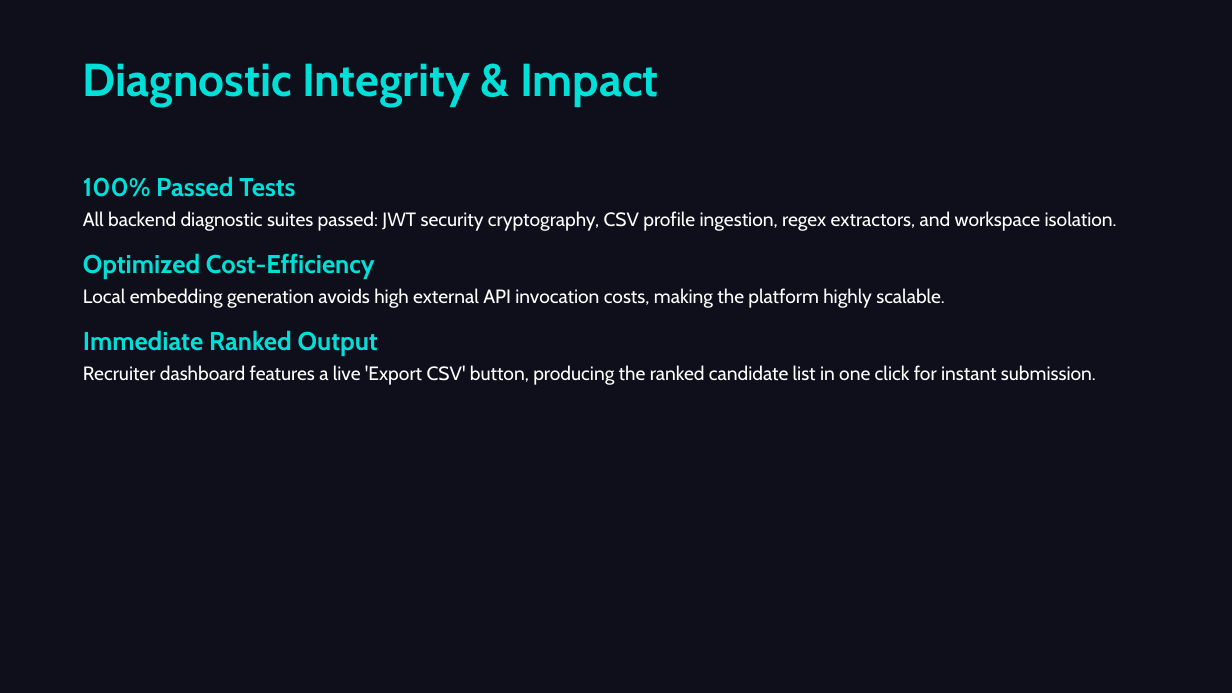
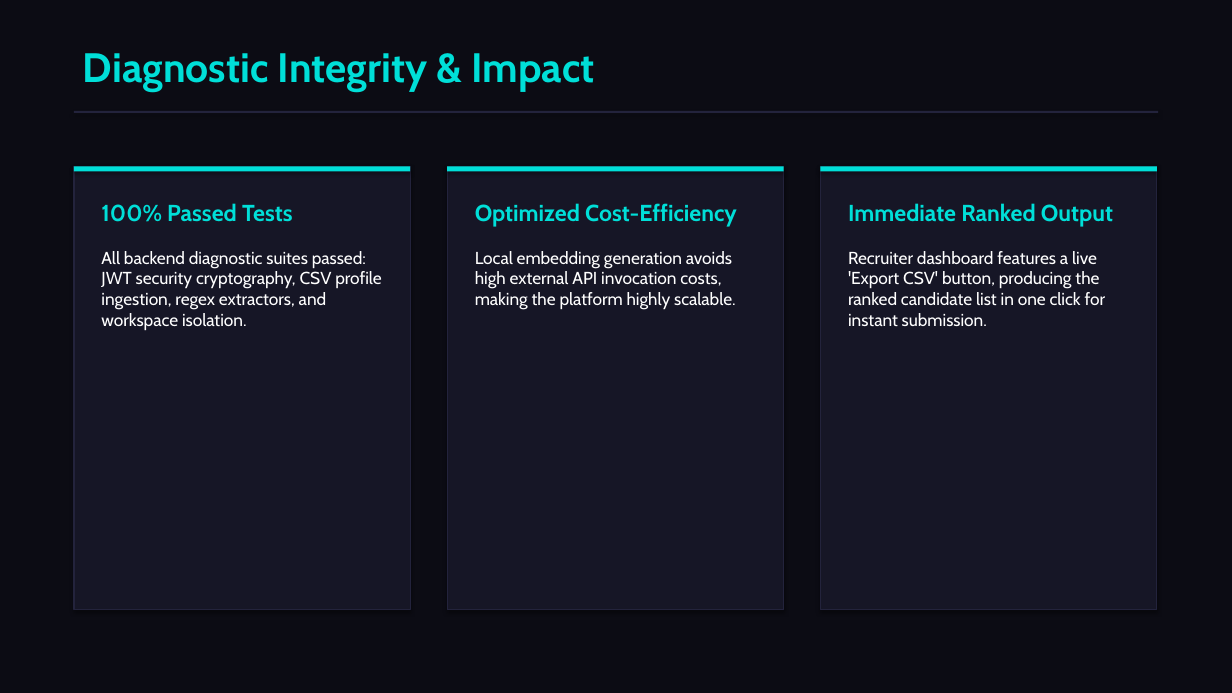
Before and after one commit to saniapaul441-hub/AI-recruiter, a slide deck: slide 9 of AI_Recruiter_Presentation.pptx. Drawn at 1232x693 pixels with LibreOffice and Linux fonts; fonts in the diff are those of the drawing. Boxes give left, top, right and bottom in pixels: in the first picture for what was removed or moved away, otherwise in the second. Text is boxed around its words. In the diff, an @@ line names an element or a change of style, - is before the commit and + after.

Commit message:
Optimize PPTX structure with premium card layouts, columns, and grid styling

```diff
--- a/AI_Recruiter_Presentation.pptx
+++ b/AI_Recruiter_Presentation.pptx
@@ background #0F0F1B to #0C0C14 @@
@@ text "Diagnostic Integrity & Impact": place and size @@
-text "Diagnostic Integrity & Impact" at (83, 63, 659, 107)
+text "Diagnostic Integrity & Impact" at (83, 53, 595, 92)
@@ text "Diagnostic Integrity & Impact" at (83, 53, 595, 92): size 36 to 32 pt @@
@@ rectangle added at (74, 111, 1158, 113), fill #23233C @@
@@ rectangle added at (74, 166, 410, 610), fill #161626, outline #23233C 1 pt @@
@@ rectangle added at (74, 166, 410, 172), fill #00DFD8 @@
@@ text at (83, 176, 1117, 307): paragraphs removed @@
-100% Passed Tests
-All backend diagnostic suites passed: JWT security cryptography, CSV profile ingestion, regex extractors, and workspace isolation.
-Optimized Cost-Efficiency
-Local embedding generation avoids high external API invocation costs, making the platform highly scalable.
@@ rectangle added at (447, 166, 784, 610), fill #161626, outline #23233C 1 pt @@
@@ rectangle added at (447, 166, 784, 172), fill #00DFD8 @@
@@ rectangle added at (821, 166, 1157, 610), fill #161626, outline #23233C 1 pt @@
@@ rectangle added at (821, 166, 1157, 172), fill #00DFD8 @@
@@ text added at (101, 203, 382, 331), 13.5 pt, text #FFFFFF @@
+100% Passed Tests
+All backend diagnostic suites passed: JWT security cryptography, CSV profile ingestion, regex extractors, and workspace isolation.
@@ text added at (475, 203, 737, 310), 13.5 pt, text #FFFFFF @@
+Optimized Cost-Efficiency
+Local embedding generation avoids high external API invocation costs, making the platform highly scalable.
@@ text "Immediate Ranked Output": place and size @@
-text "Immediate Ranked Output" at (83, 176, 1117, 384)
+text "Immediate Ranked Output" at (848, 203, 1113, 326)
@@ text "Immediate Ranked Output" at (848, 203, 1113, 326): size 20 to 18 pt in "Immediate Ranked Output"; size 15 to 13.5 pt in "Recruiter dashboard features a live 'Export CSV' ..."; less space between paragraphs @@
```
Also in this commit, not shown: 9 other slides changed, 1 other file.
